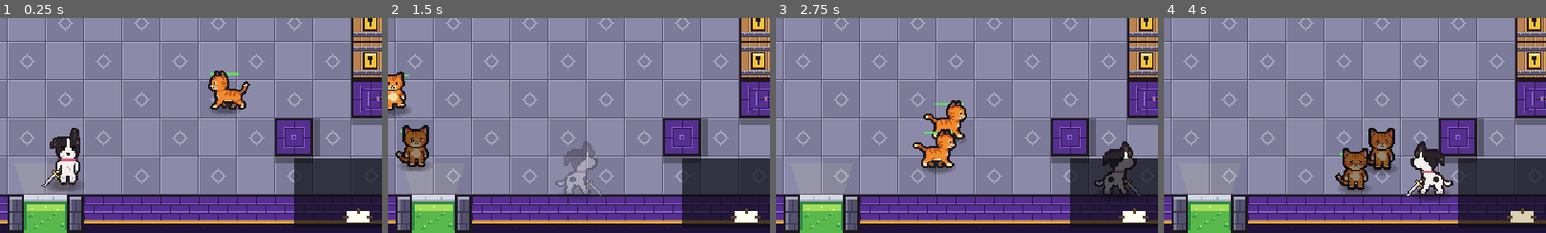
Above: before the commit, frames 1-4 (left to right).
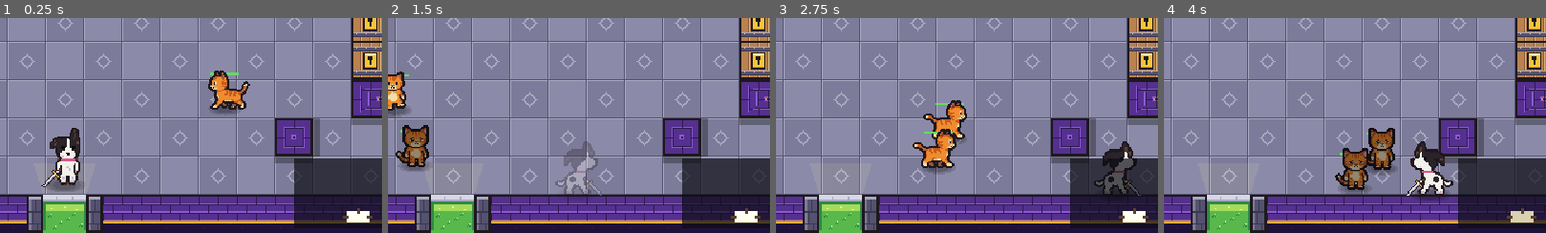
Above: after the commit, the same moments.

Repository: marcelozorza/Alttp2
Game: Godot game, scene res://world/chapter/chapter.tscn
Same seed, same stepped clock (60 frames per second), same inputs: the game is played once before the commit and once after it. This scene is started directly instead of the project's main scene.
Inputs (mouse positions are % of the whole screen's width and height, from its top left):
- Up to frame 1 (0.25 s): no input
- Up to frame 2 (1.5 s): tap Enter (ui_accept) at 0.5 s; move the mouse to (72, 45) at 0.52 s; hold D (move_right) 0.53-1.25 s; hold J (attack) 0.53-1.25 s; click (72, 45) at 0.67 s; tap Space (jump) at 0.77 s; drag from (30, 55) to (92, 56) at 1.27 s
- Up to frame 3 (2.75 s): move the mouse to (60, 28) at 2.02 s; hold D (move_right) from 2.03 s (still down); tap L (use_bomb) at 2.1 s
- Up to frame 4 (4 s): release D (move_right) at 2.75 s; drag from (45, 70) to (50, 95) at 2.77 s; move the mouse to (80, 65) at 3.52 s; hold A (move_left) from 3.53 s (still down); hold J (attack) from 3.53 s (still down); tap Space (jump) at 3.77 s
The pictures show only the part of the screen within x 44-94%, y 50-100%; the shares and areas given below are measured in that part.

The runs differ from the first frame. In frame 1, 3.5% of the frame differs, in the area x 2-27%, y 82-100%; in frame 2, 3.5%; in frame 3, 3.5%; in frame 4, 3.5%.

Commit message:
Bloco pesado tomba de casa em casa dentro de um trilho, porta de saída centrada e armada
Co-Authored-By: Claude Fable 5.2 <noreply@anthropic.com>
Claude-Session: https://claude.ai/code/session_016s7NevTD4Ho17e5LC6f7CU

Diff:
--- a/objects/floor_switch.gd
+++ b/objects/floor_switch.gd
@@ -39,7 +39,8 @@
 		elif body is HeavyBlock:
 			var block := body as HeavyBlock
 			var seat := global_position + BLOCK_OFFSET
-			if not block.locked and block.global_position.distance_to(seat) <= SNAP_DISTANCE:
+			var near := block.global_position.distance_to(seat) <= SNAP_DISTANCE
+			if not block.locked and not block.is_tumbling() and near:
 				block.lock_at(seat)
 			if block.locked:
 				now_pressed = true
--- a/objects/heavy_block.gd
+++ b/objects/heavy_block.gd
@@ -1,28 +1,60 @@
 class_name HeavyBlock
 extends Pushable
-## Bloco pesado: anda devagar quando empurrado e trava ao parar em cima de um
-## interruptor (objects/floor_switch.gd), onde vira parte do chão e não se
-## move mais. Enquanto não travou, volta ao lugar inicial sempre que o
-## personagem entra de novo na sala, para um bloco empurrado para um canto
-## não prender o jogador.
+## Bloco pesado: tomba de casa em casa, como um dado, dentro de um trilho
+## rebaixado no chão que vai do lugar dele até o interruptor
+## (objects/floor_switch.gd). O personagem empurra andando contra ele: depois
+## de um pequeno esforço, o bloco levanta devagar sobre a aresta, cai na casa
+## seguinte com um baque e para. Empurrar de novo repete o ciclo. Fora do
+## trilho ele não anda, então não há como prendê-lo num canto (pedidos de
+## Marcelo em 2026-11-12, depois de um amigo dele encostar o bloco na parede
+## e não saber que ele voltava ao lugar ao sair da sala). Em cima do
+## interruptor, trava e vira parte do chão. Enquanto não travou, volta ao
+## lugar inicial sempre que o personagem entra de novo na sala.
 ##
 ## A origem fica no centro da base, para a ordenação por profundidade.
-##
-## Enquanto anda, faz barulho de pedra arrastada, um trecho a cada
-## DRAG_SOUND_TICKS (pedido de Marcelo em 2026-11-08).
 
-## Massa do bloco travado, que nenhuma batida move.
+## Massa do bloco, que nenhuma batida move: só o tombo o desloca.
 const LOCKED_MASS := 1000.0
-## Ticks entre dois trechos do barulho de arrasto, e a velocidade mínima, em
-## pixels por segundo, para soar.
-const DRAG_SOUND_TICKS := 12
-const DRAG_SOUND_SPEED := 4.0
+## Ticks de esforço, empurrando sem parar, antes de o bloco começar a tombar.
+const EFFORT_TICKS := 14
+## Ticks do tombo, do levantar ao baque.
+const TUMBLE_TICKS := 22
+## Ticks do tremor do baque.
+const THUD_TICKS := 6
+## Metade da largura do bloco e a altura do centro acima da origem.
+const HALF := 16.0
+const CENTER_HEIGHT := 12.0
+## Distância entre o centro do bloco e o do personagem encostado nele, de
+## lado e de cima ou de baixo, a folga dessa medida, e quanto ele pode estar
+## fora do eixo do empurrão.
+const TOUCH_DISTANCE := Vector2(28.0, 20.0)
+const PUSH_REACH := 4.0
+const PUSH_SIDE := 12.0
+## Quanto o desenho sobe e achata no tombo para cima ou para baixo.
+const HOP_HEIGHT := 7.0
+const SQUASH := 0.35
 
 var locked := false
+## Casas do trilho, as chaves de um dicionário de Vector2i. Vazio, o bloco
+## não anda. Quem monta a sala preenche (Chapter._add_rails).
+var rail := {}
+## Lado de uma casa do trilho, em pixels.
+var tile := 32.0
 
-var _next_drag_tick := 0
+var _effort := 0
+var _effort_direction := Vector2.ZERO
+var _tumble_tick := -1
+var _tumble_from := Vector2.ZERO
+var _tumble_direction := Vector2.ZERO
+var _thud_tick := -1000
 
 @onready var _home := global_position
+@onready var _art: Sprite2D = $Art
+
+
+func _ready() -> void:
+	super()
+	mass = LOCKED_MASS
 
 
 ## Liga ou desliga com a sala. Ao entrar na sala, o bloco solto volta ao
@@ -35,6 +67,8 @@
 func reset() -> void:
 	global_position = _home
 	velocity = Vector2.ZERO
+	_stop_tumble()
+	_effort = 0
 
 
 ## Trava o bloco em cima do interruptor.
@@ -42,20 +76,104 @@
 	locked = true
 	global_position = point
 	velocity = Vector2.ZERO
-	mass = LOCKED_MASS
+	_stop_tumble()
 
 
-func add_impact_velocity(delta_velocity: Vector2) -> void:
+func is_tumbling() -> bool:
+	return _tumble_tick >= 0
+
+
+func add_impact_velocity(_delta_velocity: Vector2) -> void:
+	pass
+
+
+func _physics_process(_delta: float) -> void:
+	velocity = Vector2.ZERO
+	if Clock.tick - _thud_tick <= THUD_TICKS:
+		_art.position = Vector2(0.0, 1.0 if (Clock.tick - _thud_tick) % 4 < 2 else 0.0)
 	if locked:
 		return
-	super(delta_velocity)
+	if is_tumbling():
+		_advance_tumble()
+		return
+	var direction := _push_direction()
+	if direction == Vector2.ZERO or direction != _effort_direction:
+		_effort = 0
+	_effort_direction = direction
+	if direction == Vector2.ZERO:
+		return
+	if _effort == 0:
+		Sfx.play(&"block_drag")
+	_effort += 1
+	if _effort >= EFFORT_TICKS:
+		_effort = 0
+		_start_tumble(direction)
 
 
-func _physics_process(delta: float) -> void:
-	if locked:
-		velocity = Vector2.ZERO
+## Direção em que o personagem empurra o bloco agora, ou zero: ele tem de
+## estar encostado numa face, virado para o bloco e andando contra ele, e a
+## casa seguinte tem de ser do trilho.
+func _push_direction() -> Vector2:
+	var player := get_tree().get_first_node_in_group("player") as Player
+	if not player or player.is_airborne():
+		return Vector2.ZERO
+	var direction := player.facing
+	var input := Input.get_vector("move_left", "move_right", "move_up", "move_down")
+	if input.dot(direction) < 0.5:
+		return Vector2.ZERO
+	var center := global_position + Vector2(0.0, -CENTER_HEIGHT)
+	var offset := player.global_position - center
+	var touch := TOUCH_DISTANCE.x if direction.x != 0.0 else TOUCH_DISTANCE.y
+	var behind := offset.dot(-direction) - touch
+	var aside := absf(offset.dot(Vector2(direction.y, direction.x)))
+	if absf(behind) > PUSH_REACH or aside > PUSH_SIDE:
+		return Vector2.ZERO
+	if not rail.has(_cell() + Vector2i(direction)):
+		return Vector2.ZERO
+	return direction
+
+
+## Casa do trilho em que o bloco está.
+func _cell() -> Vector2i:
+	var center := global_position + Vector2(0.0, -CENTER_HEIGHT)
+	return Vector2i((center / tile).floor())
+
+
+func _start_tumble(direction: Vector2) -> void:
+	_tumble_tick = 0
+	_tumble_from = global_position
+	_tumble_direction = direction
+
+
+## O tombo começa devagar, o esforço de levantar o bloco sobre a aresta, e
+## acelera até o baque.
+func _advance_tumble() -> void:
+	_tumble_tick += 1
+	var linear := float(_tumble_tick) / TUMBLE_TICKS
+	var progress := linear * linear
+	if _tumble_tick >= TUMBLE_TICKS:
+		global_position = _tumble_from + _tumble_direction * tile
+		_stop_tumble()
+		_thud_tick = Clock.tick
+		Sfx.play(&"bump")
 		return
-	super(delta)
-	if velocity.length() > DRAG_SOUND_SPEED and Clock.tick >= _next_drag_tick:
-		Sfx.play(&"block_drag")
-		_next_drag_tick = Clock.tick + DRAG_SOUND_TICKS
+	global_position = _tumble_from + _tumble_direction * tile * progress
+	if _tumble_direction.x != 0.0:
+		# Gira sobre a aresta de baixo do lado para onde tomba. O corpo anda em
+		# linha reta, e o desenho é posto em relação a ele.
+		var pivot := Vector2(_tumble_direction.x * HALF, 0.0)
+		var angle := progress * PI / 2.0 * _tumble_direction.x
+		_art.rotation = angle
+		_art.position = _tumble_from + pivot - pivot.rotated(angle) - global_position
+	else:
+		var arc := sin(progress * PI)
+		_art.position = Vector2(0.0, -HOP_HEIGHT * arc)
+		_art.scale = Vector2(1.0, 1.0 - SQUASH * arc)
+
+
+func _stop_tumble() -> void:
+	_tumble_tick = -1
+	if _art:
+		_art.rotation = 0.0
+		_art.position = Vector2.ZERO
+		_art.scale = Vector2.ONE
--- a/obstacles/exit_door.gd
+++ b/obstacles/exit_door.gd
@@ -19,6 +19,9 @@
 
 var _touch := Area2D.new()
 var _used := false
+## Só vale depois de o jogador soltar a direção para baixo uma vez, para não
+## sair da dungeon no instante em que entra.
+var _armed := false
 
 
 func _ready() -> void:
@@ -33,7 +36,10 @@
 
 
 func _physics_process(_delta: float) -> void:
-	if _used or not Input.is_action_pressed("move_down"):
+	if not Input.is_action_pressed("move_down"):
+		_armed = true
+		return
+	if _used or not _armed:
 		return
 	for body: Node2D in _touch.get_overlapping_bodies():
 		var player := body as Player
--- a/world/chapter/chapter.gd
+++ b/world/chapter/chapter.gd
@@ -17,8 +17,9 @@
 ##
 ## O bloco pesado ("0") e o interruptor ("=") formam o mecanismo da grade
 ## (bloqueio GATE): a grade de uma sala abre enquanto um interruptor da sala
-## está pressionado, e de vez quando um bloco trava num interruptor. Um bloco
-## solto volta ao lugar quando o personagem entra de novo na sala.
+## está pressionado, e de vez quando um bloco trava num interruptor. O bloco
+## só tomba dentro do trilho que vai dele ao interruptor (_add_rails), e um
+## bloco solto volta ao lugar quando o personagem entra de novo na sala.
 ##
 ## No jogo contínuo (Progress.active), o personagem chega com as ferramentas
 ## e a vida máxima salvas, os baús de coração e de ferramenta de um capítulo
@@ -106,6 +107,9 @@
 var _chests: Array[Chest] = []
 ## Bloqueio de cada vaga do mapa, para a tela de mapa saber o que já saiu.
 var _obstacle_by_slot := {}
+## Casa de cada bloco pesado e as casas dos interruptores, para os trilhos.
+var _block_cells := {}
+var _switch_cells: Array[Vector2i] = []
 
 @onready var _map_view: MapView = $MapView
 @onready var _walls: StaticBody2D = $Walls
@@ -242,6 +246,53 @@
 	for slot: String in slots:
 		_add_obstacle(slot, slots[slot])
 	_add_exit_door()
+	_add_rails()
+
+
+## Trilho de cada bloco pesado: as casas do bloco até o interruptor mais
+## próximo da mesma sala, em linha reta ou com uma curva. O bloco só tomba
+## dentro dele. Um bloco sem caminho de chão até um interruptor fica sem
+## trilho e não anda.
+func _add_rails() -> void:
+	var view := RailView.new()
+	view.tile = ChapterMap.TILE
+	for block: HeavyBlock in _block_cells:
+		var from: Vector2i = _block_cells[block]
+		var path: Array = []
+		var best := -1
+		for to: Vector2i in _switch_cells:
+			if _room_of_cell(to) != _room_of_cell(from):
+				continue
+			var distance := absi(to.x - from.x) + absi(to.y - from.y)
+			if best >= 0 and distance >= best:
+				continue
+			var found := _rail_path(from, to, true)
+			if found.is_empty():
+				found = _rail_path(from, to, false)
+			if not found.is_empty():
+				path = found
+				best = distance
+		block.tile = ChapterMap.TILE
+		for cell: Vector2i in path:
+			block.rail[cell] = true
+			view.cells[cell] = true
+	_switches.add_child(view)
+	_switches.move_child(view, 0)
+
+
+## Casas de from a to, primeiro na horizontal ou primeiro na vertical. Vazio
+## se alguma casa do caminho não for chão no nível do bloco.
+func _rail_path(from: Vector2i, to: Vector2i, horizontal_first: bool) -> Array:
+	var corner := Vector2i(to.x, from.y) if horizontal_first else Vector2i(from.x, to.y)
+	var path: Array = [from]
+	for target: Vector2i in [corner, to]:
+		while path.back() != target:
+			var last: Vector2i = path.back()
+			var cell: Vector2i = last + (target - last).sign()
+			if not ".=0".contains(map.tile(cell)) or map.height_level(cell) != 0:
+				return []
+			path.append(cell)
+	return path
 
 
 ## Porta de saída na parede de baixo, diante do início do personagem. Só
@@ -257,10 +308,11 @@
 			break
 		if map.tile(cell) != ".":
 			return
-	if map.tile(cell) != "#" or map.tile(cell + Vector2i.LEFT) != "#":
-		return
+	for side: Vector2i in [Vector2i.ZERO, Vector2i.LEFT, Vector2i.RIGHT]:
+		if map.tile(cell + side) != "#":
+			return
 	var door := ExitDoor.new()
-	door.position = Vector2(cell + Vector2i.LEFT) * ChapterMap.TILE
+	door.position = Vector2(cell) * ChapterMap.TILE - Vector2(ChapterMap.TILE / 2.0, 0.0)
 	door.used.connect(_on_exit_door_used)
 	_obstacles.add_child(door)
 
@@ -289,6 +341,7 @@
 		block.position = center + FloorSwitch.BLOCK_OFFSET
 		_objects.add_child(block)
 		_register(block, cell)
+		_block_cells[block] = cell
 	elif character == "?":
 		var plate := MESSAGE_PLATE_SCENE.instantiate() as MessagePlate
 		plate.position = center
@@ -303,6 +356,7 @@
 		var switches: Array = _room_switches.get(room, [])
 		switches.append(switch)
 		_room_switches[room] = switches
+		_switch_cells.append(cell)
 
 
 ## O chefe nasce desligado, preso à sala dele. Todo chefe tem a propriedade
--- /dev/null
+++ b/world/rail_view.gd
@@ -0,0 +1,43 @@
+class_name RailView
+extends Node2D
+## Trilho do bloco pesado: uma faixa de chão rebaixada e mais escura, com a
+## borda de cima em sombra para dar a profundidade e o traço grosso em volta.
+## O bloco só tomba dentro dela (objects/heavy_block.gd). É desenhada por cima
+## do chão de qualquer tema, escurecendo o que está embaixo, e por baixo dos
+## interruptores e dos objetos. Aprovado por Marcelo numa prévia em
+## 2026-11-12.
+
+const INK := Color("1e181e")
+const OUTLINE := 2.0
+## Escurecimento do fundo do trilho e da face de cima, que fica na sombra.
+const FLOOR_SHADE := Color(0.06, 0.05, 0.1, 0.42)
+const FACE_SHADE := Color(0.04, 0.03, 0.07, 0.5)
+const FACE_DEPTH := 8.0
+const SIDE_DEPTH := 5.0
+## Filete claro na borda de baixo, onde a luz pega o canto.
+const LIP := Color(1.0, 1.0, 1.0, 0.16)
+
+## Casas do trilho, as chaves de um dicionário de Vector2i.
+var cells := {}
+var tile := 32.0
+
+
+func _draw() -> void:
+	for cell: Vector2i in cells:
+		draw_rect(Rect2(Vector2(cell) * tile, Vector2(tile, tile)), FLOOR_SHADE)
+	for cell: Vector2i in cells:
+		var origin := Vector2(cell) * tile
+		if not cells.has(cell + Vector2i.UP):
+			draw_rect(Rect2(origin, Vector2(tile, FACE_DEPTH)), FACE_SHADE)
+			draw_rect(Rect2(origin, Vector2(tile, OUTLINE)), INK)
+		if not cells.has(cell + Vector2i.LEFT):
+			draw_rect(Rect2(origin, Vector2(SIDE_DEPTH, tile)), FACE_SHADE)
+			draw_rect(Rect2(origin, Vector2(OUTLINE, tile)), INK)
+		if not cells.has(cell + Vector2i.RIGHT):
+			draw_rect(Rect2(origin + Vector2(tile - OUTLINE, 0.0), Vector2(OUTLINE, tile)), INK)
+		if not cells.has(cell + Vector2i.DOWN):
+			draw_rect(Rect2(origin + Vector2(0.0, tile - OUTLINE), Vector2(tile, OUTLINE)), INK)
+			draw_rect(
+				Rect2(origin + Vector2(OUTLINE, tile - OUTLINE - 1.0), Vector2(tile - 4.0, 1.0)),
+				LIP
+			)
Not shown, added: art/exit_door.svg.import
Not shown, added: obstacles/exit_door.gd.uid
Not shown, changed: docs/design.md
